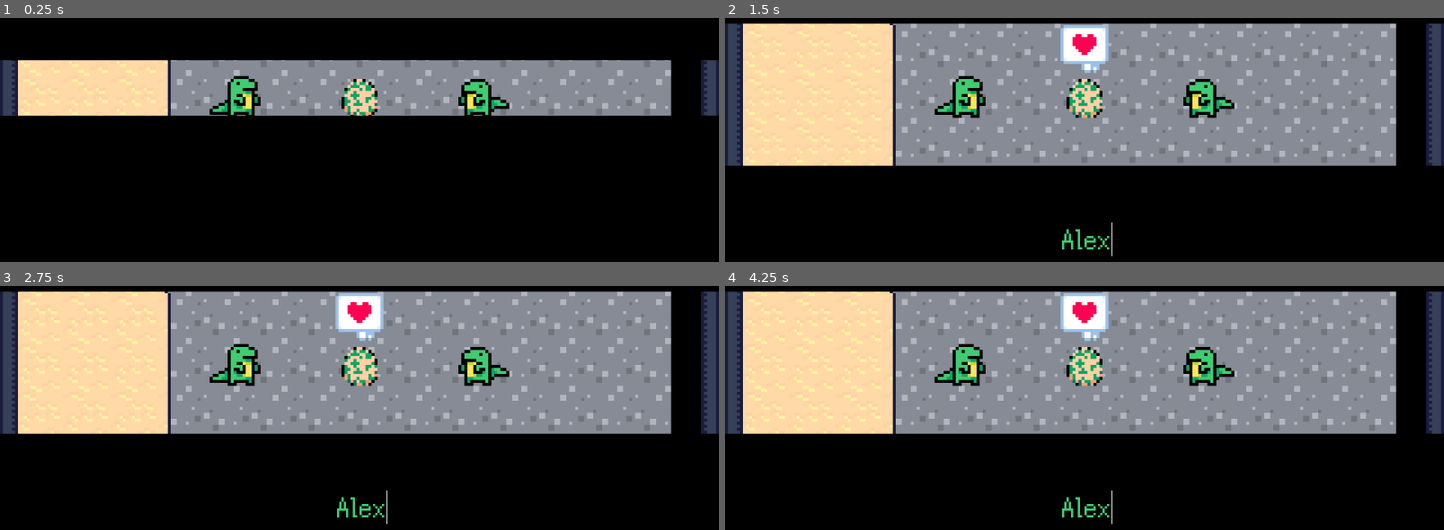
Above: before the commit, frames 1-4 (two rows, left to right).
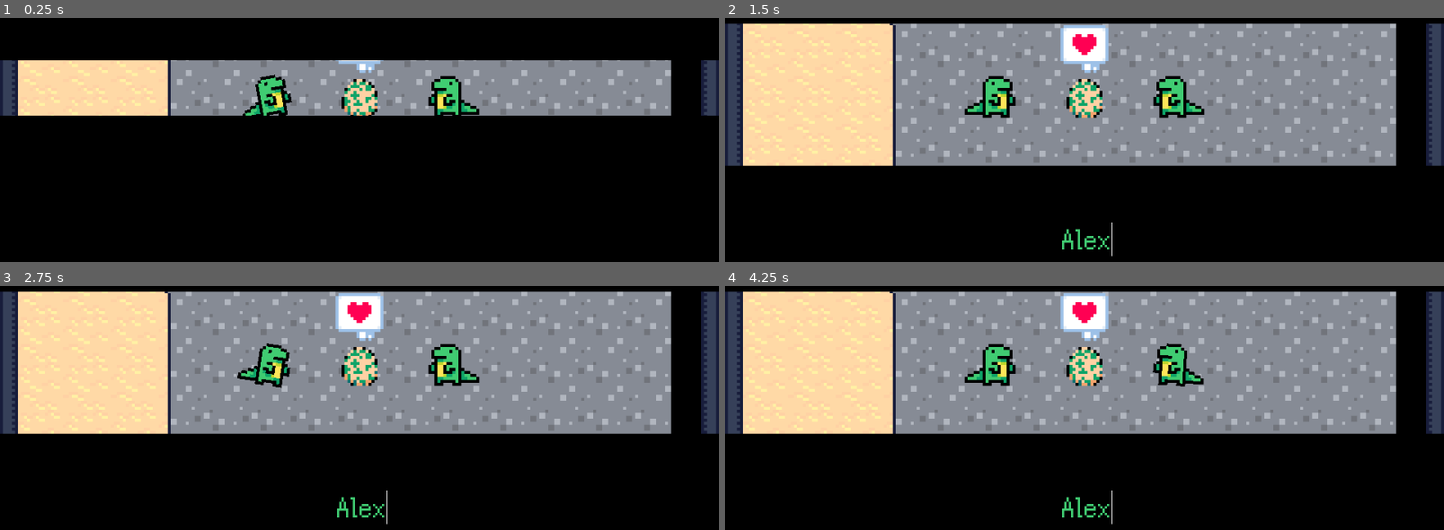
Above: after the commit, the same moments.

Repository: colinbellino/ai-and-games-2022
Game: Godot game, scene res://media/scenes/main.tscn
The game is run twice, just before and just after one commit, with the same random seed, the same clock (stepped at 60 frames per second) and the same inputs.
Inputs (mouse positions are in pixels of both pictures, inside the frame that each line leads up to):
- Up to frame 1 (0.25 s): no input
- Up to frame 2 (1.5 s): click (1084, 240) at 0.52 s; type "Alex" at 0.6 s; move the mouse to (1242, 64) at 1.27 s; click (1242, 64) at 1.35 s
- Up to frame 3 (2.75 s): move the mouse to (215, 371) at 2.02 s; right-click (215, 371) at 2.1 s; click (215, 371) at 2.17 s
- Up to frame 4 (4.25 s): move the mouse to (outside the picture) at 2.77 s; hold Shift 2.78-3.53 s; click (outside the picture) at 2.92 s; move the mouse to (1048, 432) at 3.52 s; click (1048, 432) at 3.6 s

The runs differ from the first frame. In frame 1, 2.9% of the frame differs, in the area x 29-71%, y 17-41%; in frame 2, 2.8%; in frame 3, 2.8%; in frame 4, 2.8%.

Commit message:
Moar intro polish

Diff:
--- a/media/animations/Intro1.tres
+++ b/media/animations/Intro1.tres
@@ -13,7 +13,7 @@
 "times": PoolRealArray( 0, 9.45308, 9.55308, 9.65308, 9.8, 10.6 ),
 "transitions": PoolRealArray( 1, 1, 1, 1, 1, 1 ),
 "update": 0,
-"values": [ Vector2( 80, 72 ), Vector2( 80, 72 ), Vector2( 80, 69 ), Vector2( 80, 72 ), Vector2( 80, 72 ), Vector2( -22, 72 ) ]
+"values": [ Vector2( 90, 72 ), Vector2( 90, 72 ), Vector2( 90, 69 ), Vector2( 90, 72 ), Vector2( 90, 72 ), Vector2( -22, 72 ) ]
 }
 tracks/1/type = "value"
 tracks/1/path = NodePath("World/Parent1:position")
@@ -22,10 +22,10 @@
 tracks/1/imported = false
 tracks/1/enabled = true
 tracks/1/keys = {
-"times": PoolRealArray( 0, 9.8, 10.6 ),
-"transitions": PoolRealArray( 1, 1, 1 ),
-"update": 0,
-"values": [ Vector2( 160, 72 ), Vector2( 160, 72 ), Vector2( 280, 72 ) ]
+"times": PoolRealArray( 0, 9.7, 9.8, 9.9, 10.6 ),
+"transitions": PoolRealArray( 1, 1, 1, 1, 1 ),
+"update": 0,
+"values": [ Vector2( 150, 72 ), Vector2( 150, 72 ), Vector2( 150, 69 ), Vector2( 150, 72 ), Vector2( 280, 72 ) ]
 }
 tracks/2/type = "value"
 tracks/2/path = NodePath("World/Parent0:scale")
@@ -46,7 +46,7 @@
 tracks/3/imported = false
 tracks/3/enabled = true
 tracks/3/keys = {
-"times": PoolRealArray( 0, 9.65111, 9.8 ),
+"times": PoolRealArray( 0, 9.9, 10 ),
 "transitions": PoolRealArray( 1, 1, 1 ),
 "update": 0,
 "values": [ Vector2( -1, 1 ), Vector2( -1, 1 ), Vector2( 1, 1 ) ]
@@ -70,10 +70,10 @@
 tracks/5/imported = false
 tracks/5/enabled = true
 tracks/5/keys = {
-"times": PoolRealArray( 0, 9.8, 10.6 ),
-"transitions": PoolRealArray( 1, 1, 1 ),
-"update": 1,
-"values": [ "idle", "idle", "idle" ]
+"times": PoolRealArray( 0, 10, 10.6 ),
+"transitions": PoolRealArray( 1, 1, 1 ),
+"update": 1,
+"values": [ "idle", "walk", "idle" ]
 }
 tracks/6/type = "value"
 tracks/6/path = NodePath("World/Parent0:playing")
@@ -94,7 +94,7 @@
 tracks/7/imported = false
 tracks/7/enabled = true
 tracks/7/keys = {
-"times": PoolRealArray( 0, 9.8, 10.6 ),
+"times": PoolRealArray( 0, 10, 10.6 ),
 "transitions": PoolRealArray( 1, 1, 1 ),
 "update": 1,
 "values": [ false, true, false ]
@@ -238,3 +238,27 @@
 "update": 0,
 "values": [ Rect2( 16, 80, 16, 16 ), Rect2( 16, 80, 16, 16 ), Rect2( 16, 80, 16, 16 ), Rect2( 16, 64, 16, 16 ) ]
 }
+tracks/19/type = "value"
+tracks/19/path = NodePath("World/Parent0:rotation_degrees")
+tracks/19/interp = 1
+tracks/19/loop_wrap = true
+tracks/19/imported = false
+tracks/19/enabled = true
+tracks/19/keys = {
+"times": PoolRealArray( 0.6, 0.7, 0.8, 0.9, 1, 1.5, 1.6, 1.7, 1.8, 1.9, 2.65068, 2.75068, 2.85068, 2.95068, 3.05068, 3.4, 3.5, 3.6, 3.7, 3.8, 4.7, 4.8, 4.9, 5, 5.1, 5.8, 5.9, 6, 6.1, 6.2, 7.3, 7.4, 7.5, 7.6, 7.7 ),
+"transitions": PoolRealArray( 1, 1, 1, 1, 1, 1, 1, 1, 1, 1, 1, 1, 1, 1, 1, 1, 1, 1, 1, 1, 1, 1, 1, 1, 1, 1, 1, 1, 1, 1, 1, 1, 1, 1, 1 ),
+"update": 0,
+"values": [ 0.0, 10.0, 0.0, -10.0, 0.0, 0.0, 10.0, 0.0, -10.0, 0.0, 0.0, 10.0, 0.0, -10.0, 0.0, 0.0, 10.0, 0.0, -10.0, 0.0, 0.0, 10.0, 0.0, -10.0, 0.0, 0.0, 10.0, 0.0, -10.0, 0.0, 0.0, 10.0, 0.0, -10.0, 0.0 ]
+}
+tracks/20/type = "value"
+tracks/20/path = NodePath("World/Parent1:rotation_degrees")
+tracks/20/interp = 1
+tracks/20/loop_wrap = true
+tracks/20/imported = false
+tracks/20/enabled = true
+tracks/20/keys = {
+"times": PoolRealArray( 1, 1.1, 1.2, 1.3, 1.4, 2.2, 2.3, 2.4, 2.5, 2.6, 3.1, 3.2, 3.3, 3.4, 3.5, 4.2, 4.3, 4.4, 4.5, 4.6, 5.1, 5.2, 5.3, 5.4, 5.5, 6.8, 6.9, 7, 7.1, 7.2, 8.2, 8.3, 8.4, 8.5, 8.6 ),
+"transitions": PoolRealArray( 1, 1, 1, 1, 1, 1, 1, 1, 1, 1, 1, 1, 1, 1, 1, 1, 1, 1, 1, 1, 1, 1, 1, 1, 1, 1, 1, 1, 1, 1, 1, 1, 1, 1, 1 ),
+"update": 0,
+"values": [ 0.0, 10.0, 0.0, -10.0, 0.0, 0.0, 10.0, 0.0, -10.0, 0.0, 0.0, 10.0, 0.0, -10.0, 0.0, 0.0, 10.0, 0.0, -10.0, 0.0, 0.0, 10.0, 0.0, -10.0, 0.0, 0.0, 10.0, 0.0, -10.0, 0.0, 0.0, 10.0, 0.0, -10.0, 0.0 ]
+}
--- a/media/scenes/main.tscn
+++ b/media/scenes/main.tscn
@@ -123,8 +123,9 @@
 
 [node name="BorderTop" type="ColorRect" parent="IntroUI"]
 unique_name_in_owner = true
+margin_top = -80.0
 margin_right = 960.0
-margin_bottom = 270.0
+margin_bottom = 190.0
 color = Color( 0, 0, 0, 1 )
 
 [node name="BorderRight" type="ColorRect" parent="IntroUI"]
@@ -138,7 +139,7 @@
 unique_name_in_owner = true
 margin_top = 541.0
 margin_right = 960.0
-margin_bottom = 810.998
+margin_bottom = 810.996
 color = Color( 0, 0, 0, 1 )
 
 [node name="BorderLeft" type="ColorRect" parent="IntroUI"]
@@ -216,13 +217,14 @@
 
 [node name="Parent0" type="AnimatedSprite" parent="World"]
 position = Vector2( 50, 64.25 )
+rotation = -0.174533
 z_index = 99
 frames = ExtResource( 6 )
 animation = "idle"
 
 [node name="Parent0Emote" type="Sprite" parent="World"]
 visible = false
-position = Vector2( 84, 56 )
+position = Vector2( 94, 56 )
 rotation = 3.14159
 scale = Vector2( 1, -1 )
 z_index = 99
@@ -236,11 +238,10 @@
 z_index = 99
 frames = ExtResource( 6 )
 animation = "idle"
-frame = 1
 
 [node name="Parent1Emote" type="Sprite" parent="World"]
 visible = false
-position = Vector2( 156, 56 )
+position = Vector2( 146, 56 )
 z_index = 99
 texture = ExtResource( 8 )
 region_enabled = true
@@ -253,11 +254,10 @@
 animation = "egg"
 
 [node name="Egg0Emote" type="Sprite" parent="World"]
-visible = false
 position = Vector2( 120, 56 )
 rotation = 3.14159
 scale = Vector2( -1, -1 )
 z_index = 99
 texture = ExtResource( 8 )
 region_enabled = true
-region_rect = Rect2( 16, 64, 16, 16 )
+region_rect = Rect2( 16, 80, 16, 16 )
